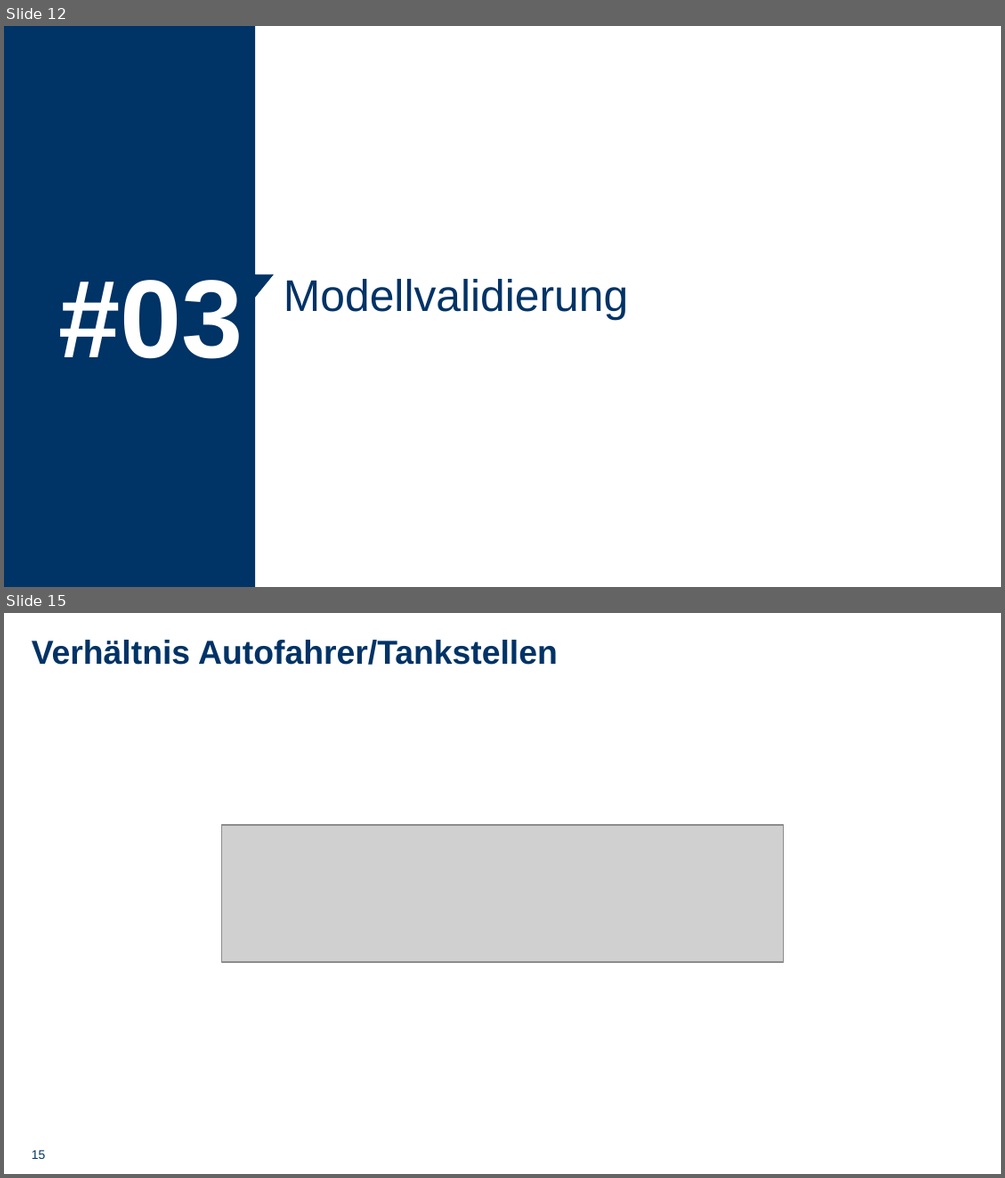
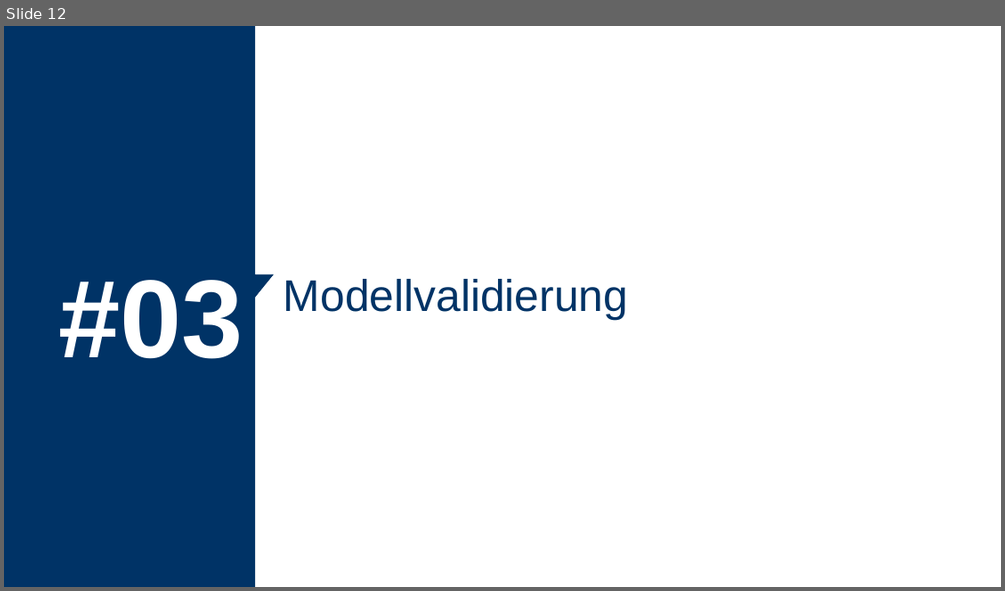
Before and after one commit to Shark919/Metaheuristiken, a slide deck: presentations/simulation/TankstellenSimulation.pptx. Shown one above the other, each under a label of ours: slides 12 and 15 before the commit, slide 12 after it; the slides between them are not shown. The pictures are 1005x1178 and 1005x591 pixels, drawn with LibreOffice and Linux fonts; fonts in the diff are those of the drawing; grey boxes stand for pictures. Boxes give left, top, right and bottom in pixels: in the first picture for what was removed or moved away, otherwise in the second. Text is boxed around its words. In the diff, an @@ line names an element or a change of style, - is before the commit and + after.

```diff
--- a/presentations/simulation/TankstellenSimulation.pptx
+++ b/presentations/simulation/TankstellenSimulation.pptx
@@ slide 15 removed at [4, 613, 1001, 1174], background #FFFFFF @@
@@ title removed at [32, 640, 558, 665] @@
-Verhältnis Autofahrer/Tankstellen
@@ picture removed at [221, 824, 784, 962] @@
@@ page number removed at [32, 1150, 46, 1159] @@
-15
```
Also in this commit, not shown: 2 slides changed, 4 slides added, 3 other slides removed, 2 other files.
